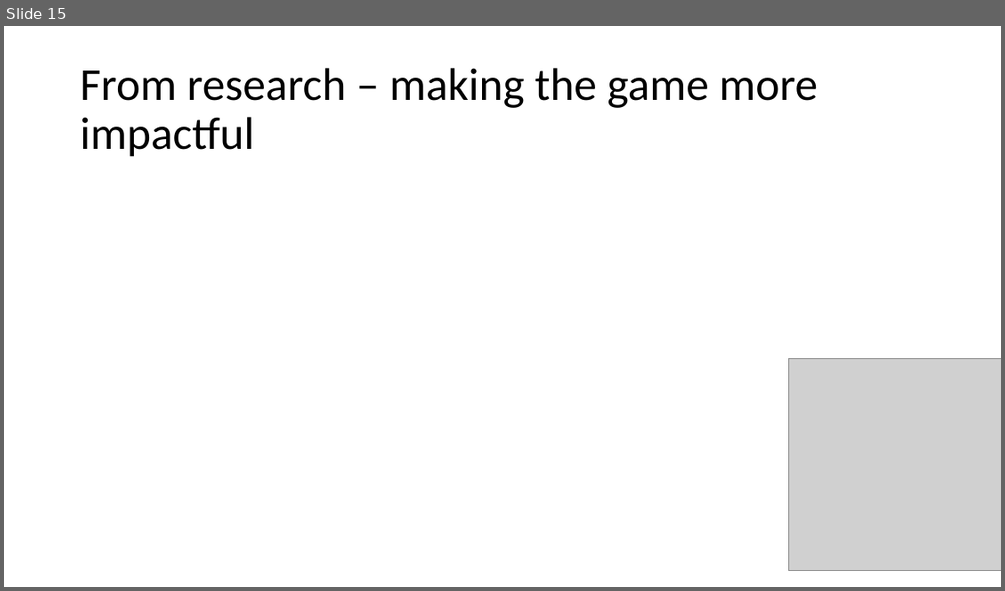
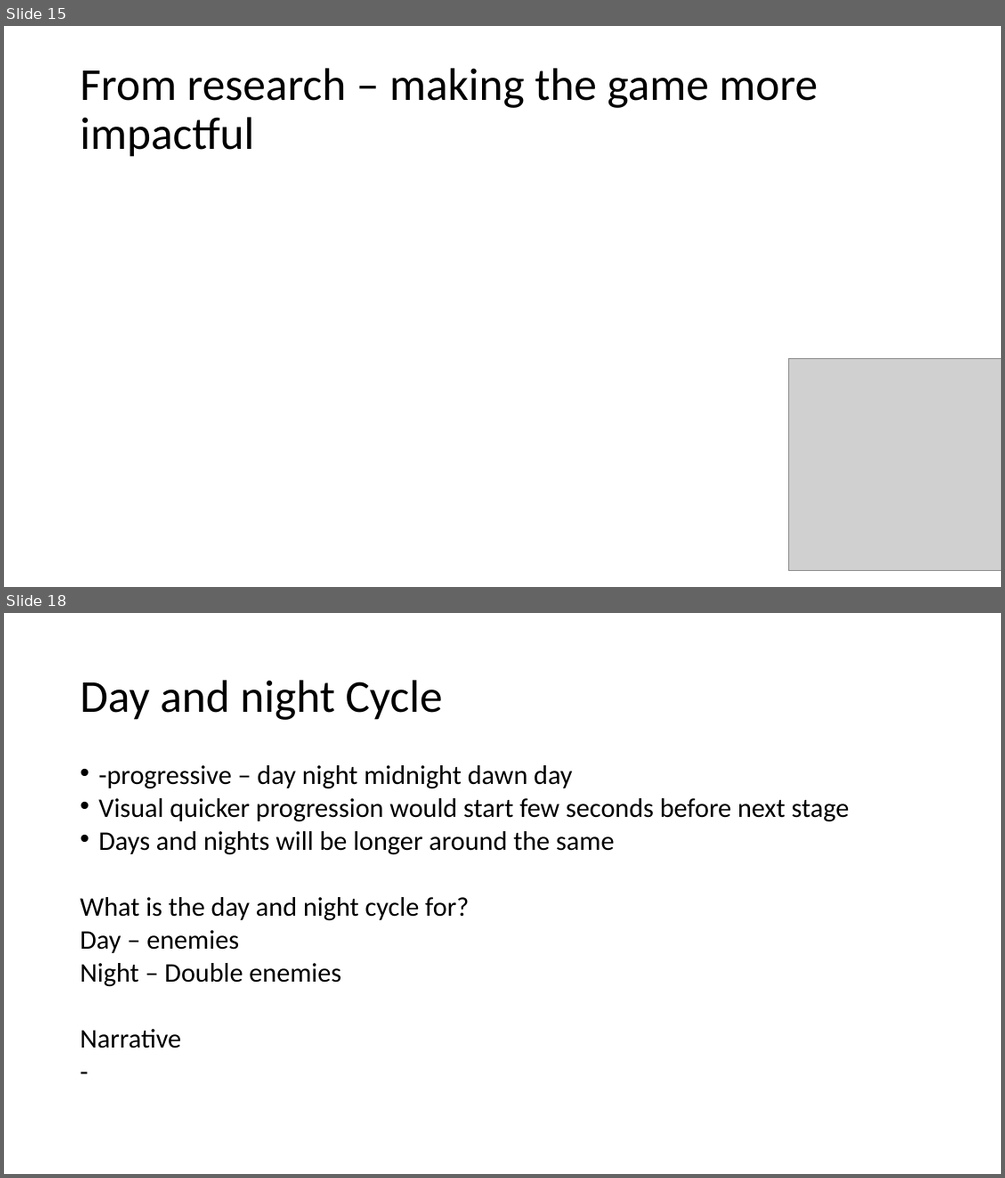
Before and after one commit to danielpokladek/underscore_games_final_year, a slide deck: Design Document/Level 6 Group Project.pptx. Shown one above the other, each under a label of ours: slide 15 before the commit, slides 15 and 18 after it; the slides between them are not shown. The pictures are 1005x591 and 1005x1178 pixels, drawn with LibreOffice and Linux fonts; fonts in the diff are those of the drawing; grey boxes stand for pictures. Boxes give left, top, right and bottom in pixels: in the first picture for what was removed or moved away, otherwise in the second. Text is boxed around its words. In the diff, an @@ line names an element or a change of style, - is before the commit and + after.

```diff
--- a/Design Document/Level 6 Group Project.pptx
+++ b/Design Document/Level 6 Group Project.pptx
@@ slide 18 added at (4, 613, 1001, 1174), background #FFFFFF @@
@@ title added at (80, 680, 443, 720), 44 pt, text #000000 @@
+Day and night Cycle
@@ text added at (80, 765, 850, 1048), 25.9 pt, text #000000 @@
+• -progressive – day night midnight dawn day
+• Visual quicker progression would start few seconds before next stage
+• Days and nights will be longer around the same
+What is the day and night cycle for?
+Day – enemies
+Night – Double enemies
+Narrative
+-
```
Also in this commit, not shown: 5 other slides added, 1 other file.
